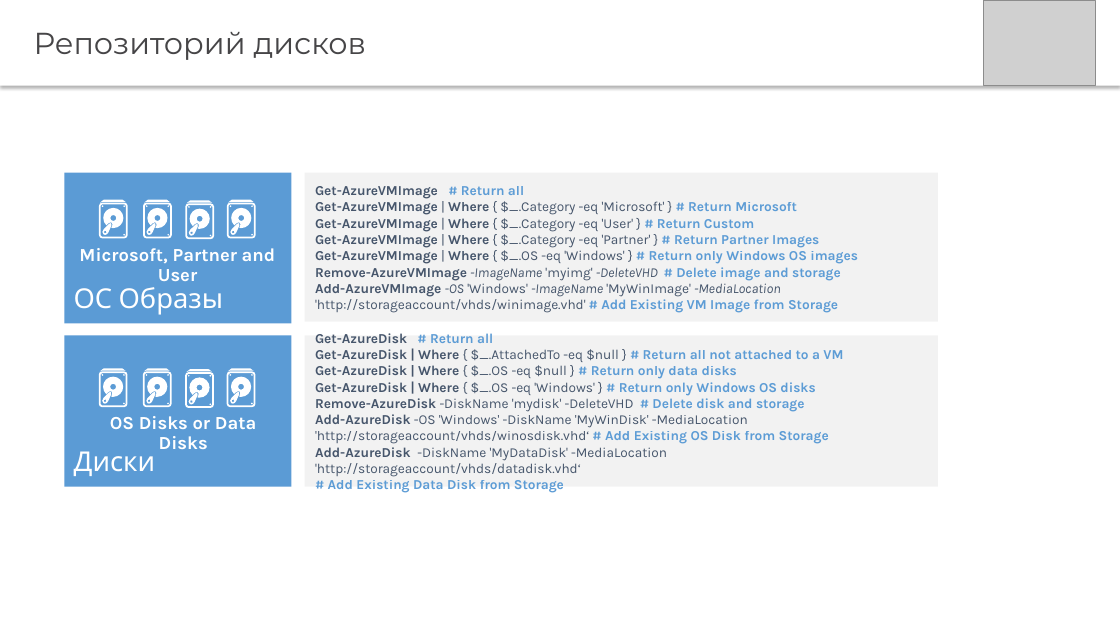
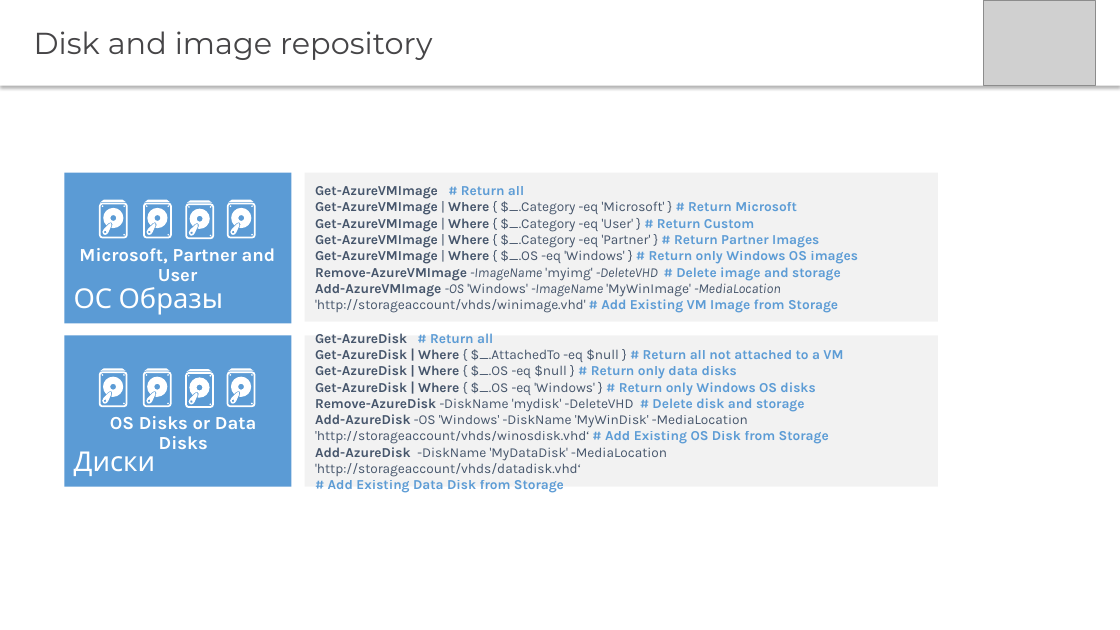
Before and after one commit to PyroJoke/AzureBootcamp2015Kharkiv, a slide deck: slide 16 of Virtual Machines Automated Deployment/Global Azure Bootcamp - Automating Azure VMs with Powershell.pptx. Drawn at 1120x630 pixels with LibreOffice and Linux fonts; fonts in the diff are those of the drawing; grey boxes stand for pictures. Boxes give left, top, right and bottom in pixels: in the first picture for what was removed or moved away, otherwise in the second. Text is boxed around its words. In the diff, an @@ line names an element or a change of style, - is before the commit and + after.

```diff
--- a/Virtual Machines Automated Deployment/Global Azure Bootcamp - Automating Azure VMs with Powershell.pptx
+++ b/Virtual Machines Automated Deployment/Global Azure Bootcamp - Automating Azure VMs with Powershell.pptx
@@ text at [34, 31, 432, 60]: text changed @@
-Репозиторий дисков
+Disk and image repository
```
Also in this commit, not shown: 15 other slides changed, 10 slides added, 1 slide removed, 2 other files.
